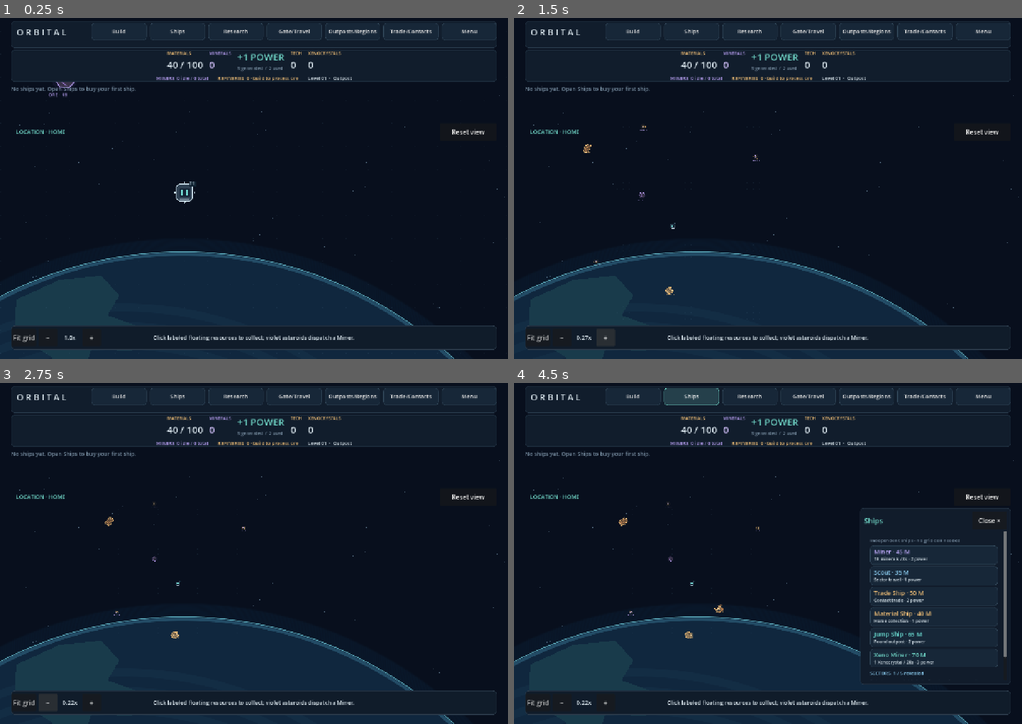
Above: before the commit, frames 1-4 (two rows, left to right).
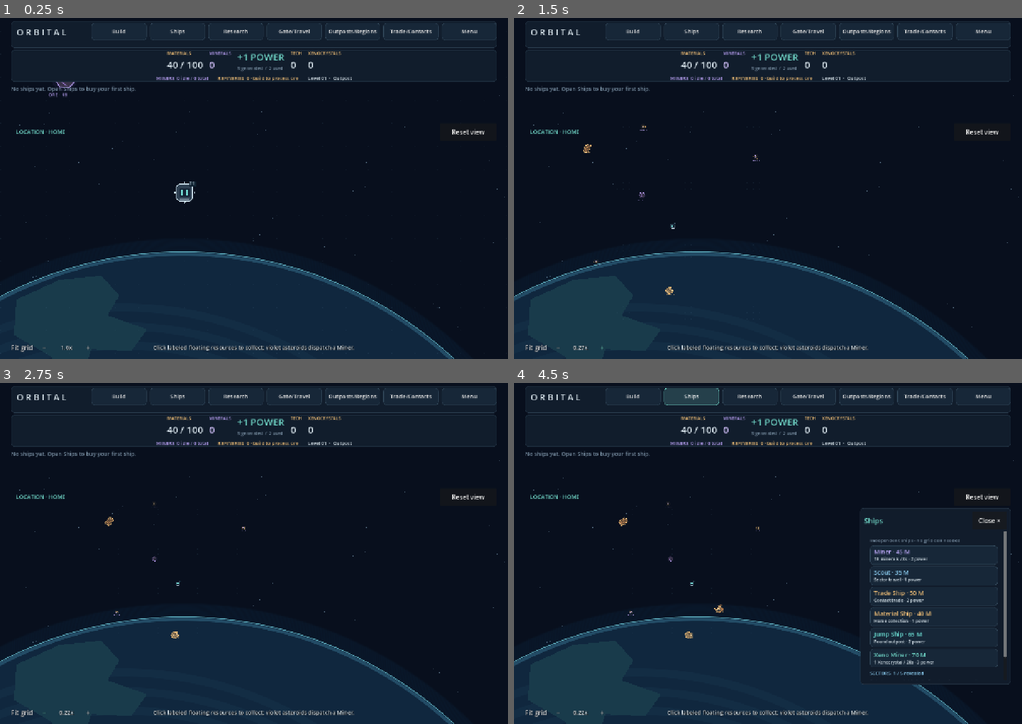
Above: after the commit, the same moments.

Repository: pidiman/orbital
Game: Godot game, scene res://orbital.tscn
The game is run twice, just before and just after one commit, with the same random seed, the same clock (stepped at 60 frames per second) and the same inputs.
Inputs (mouse positions are in pixels of both pictures, inside the frame that each line leads up to):
- Up to frame 1 (0.25 s): no input
- Up to frame 2 (1.5 s): click "Fit grid" at 0.5 s; click "+" at 1.25 s
- Up to frame 3 (2.75 s): click "−" at 2 s
- Up to frame 4 (4.5 s): click "Build" at 2.75 s; click (930, 553) at 3.5 s; click "Ships" at 4.25 s

The runs differ from the first frame. In frame 1, 3.2% of the frame differs, in the area x 2-98%, y 90-98%; in frame 2, 3.1%; in frame 3, 3.0%; in frame 4, 3.2%.

Commit message:
UI: transparent low-profile status bar (variant B) with readable text outline

Diff:
--- a/scripts/hud.gd
+++ b/scripts/hud.gd
@@ -260,13 +260,15 @@
 	footer.set_anchors_and_offsets_preset(Control.PRESET_BOTTOM_WIDE)
 	footer.offset_left = 28
 	footer.offset_right = -28
-	footer.offset_top = -84
-	footer.offset_bottom = -24
-	footer.add_theme_stylebox_override("panel", _style(Color("101c2a"), Color("2b3a4a")))
+	footer.offset_top = -44
+	footer.offset_bottom = -14
+	footer.add_theme_stylebox_override("panel", StyleBoxEmpty.new())
 	root.add_child(footer)
 	status_label = _label(footer, "", 14, INK)
 	status_label.horizontal_alignment = HORIZONTAL_ALIGNMENT_CENTER
-	status_label.autowrap_mode = TextServer.AUTOWRAP_WORD_SMART
+	status_label.autowrap_mode = TextServer.AUTOWRAP_OFF
+	status_label.text_overrun_behavior = TextServer.OVERRUN_TRIM_ELLIPSIS
+	_footer_text_style(status_label)
 	orbit_label = _label(root, "EARTH  /  408 KM\nA small beginning. An infinite horizon.", 13, Color("6894aa"))
 	orbit_label.position = Vector2(42, 0)
 	orbit_label.set_anchors_and_offsets_preset(Control.PRESET_BOTTOM_LEFT)
@@ -372,6 +374,7 @@
 	floating.append({"label": label, "time": 0.0, "duration": 1.2})
 
 func _process(delta: float) -> void:
+	status_label.tooltip_text = status_label.text
 	if is_instance_valid(zoom_label):
 		zoom_label.text = ("%.2f" % get_parent().ship_camera.zoom.x).trim_suffix("0") + "x"
 	if is_instance_valid(grid_controls):
@@ -1036,12 +1039,18 @@
 	for caption: String in ["Fit grid", "−", "+"]:
 		var button := Button.new()
 		button.text = caption
-		button.custom_minimum_size = Vector2(48, 44)
+		button.custom_minimum_size = Vector2(48, 30)
+		for state: String in ["normal", "hover", "pressed", "disabled", "focus"]:
+			button.add_theme_stylebox_override(state, StyleBoxEmpty.new())
+		button.add_theme_color_override("font_hover_color", CYAN)
+		button.add_theme_color_override("font_focus_color", CYAN)
+		_footer_text_style(button)
 		button.tooltip_text = "Change the view only; station positions stay fixed."
 		button.pressed.connect(_grid_action.bind(caption))
 		grid_controls.add_child(button)
 		grid_buttons[caption] = button
 	zoom_label = _label(grid_controls, "1.0x", 14, INK)
+	_footer_text_style(zoom_label)
 	zoom_label.custom_minimum_size.x = 50
 	zoom_label.horizontal_alignment = HORIZONTAL_ALIGNMENT_CENTER
 	zoom_label.vertical_alignment = VERTICAL_ALIGNMENT_CENTER
@@ -1137,3 +1146,11 @@
 	settings_button.pressed.connect(func() -> void: open_menu("Settings"))
 	body.add_child(settings_button)
 	_wrap_panel(menu_panel, "Menu")
+
+func _footer_text_style(control: Control) -> void:
+	control.add_theme_color_override("font_outline_color", Color(0.015, 0.025, 0.04, 0.95))
+	control.add_theme_constant_override("outline_size", 3)
+	if control is Label:
+		control.add_theme_color_override("font_shadow_color", Color(0, 0, 0, 0.6))
+		control.add_theme_constant_override("shadow_offset_x", 1)
+		control.add_theme_constant_override("shadow_offset_y", 1)
--- /dev/null
+++ b/tests/transparent_footer_playthrough.gd
@@ -0,0 +1,36 @@
+extends "res://tests/menu_controls_playthrough.gd"
+
+func _ready() -> void:
+	await settle(3)
+	game = get_tree().root.get_node("Orbital")
+	game.get_node("ResourceClock").set_process(false)
+	var hud = game.hud
+	var before: Dictionary = game.persistence.snapshot()
+	hud.message("Material Ship waiting — storage full", false, 30)
+	await settle(2)
+	checks.height_30 = is_equal_approx(hud.footer.size.y, 30)
+	checks.transparent = hud.footer.get_theme_stylebox("panel") is StyleBoxEmpty
+	checks.centered = is_equal_approx(hud.status_label.get_global_rect().get_center().x, hud.footer.get_global_rect().get_center().x)
+	checks.no_overlap = not hud.status_label.get_global_rect().intersects(hud.grid_controls.get_global_rect())
+	checks.outline = hud.status_label.get_theme_constant("outline_size") == 3 and hud.zoom_label.get_theme_constant("outline_size") == 3
+	for caption: String in hud.grid_buttons:
+		checks[caption + " transparent"] = hud.grid_buttons[caption].get_theme_stylebox("normal") is StyleBoxEmpty
+	save_frame("transparent_footer")
+	await use(hud.menu_buttons.Menu)
+	await use(hud.settings_button)
+	await use(hud.settings_toggles.show_grid_controls)
+	checks.hidden = not hud.grid_controls.visible
+	await use(hud.settings_toggles.show_grid_controls)
+	checks.shown = hud.grid_controls.visible
+	hud.close_panels()
+	await use(hud.grid_buttons["+"])
+	checks.zoom = game.ship_camera.zoom.x > 1.0
+	checks.game_unchanged = game.persistence.snapshot() == before
+	get_window().content_scale_size = Vector2i(960, 720)
+	get_window().size = Vector2i(960, 720)
+	await settle(4)
+	checks.small_height = is_equal_approx(hud.footer.size.y, 30)
+	checks.small_no_overlap = not hud.status_label.get_global_rect().intersects(hud.grid_controls.get_global_rect())
+	save_frame("transparent_footer_small")
+	report("checks", checks)
+	finish()
Not shown, added: tests/transparent_footer_playthrough.gd.uid
Not shown, changed: docs/camera-controls.md
